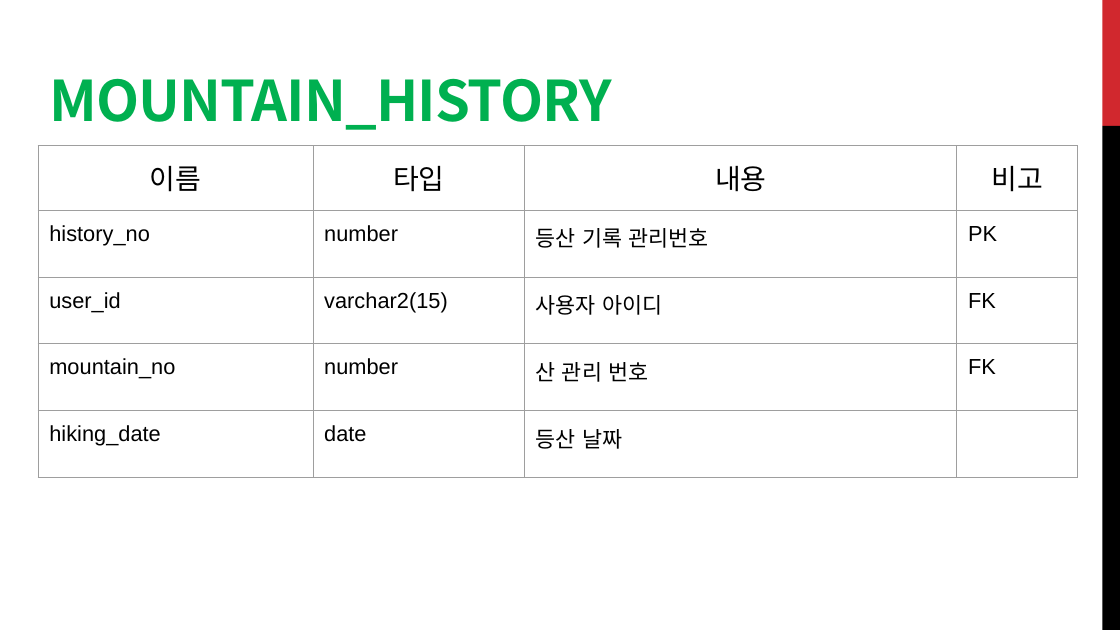
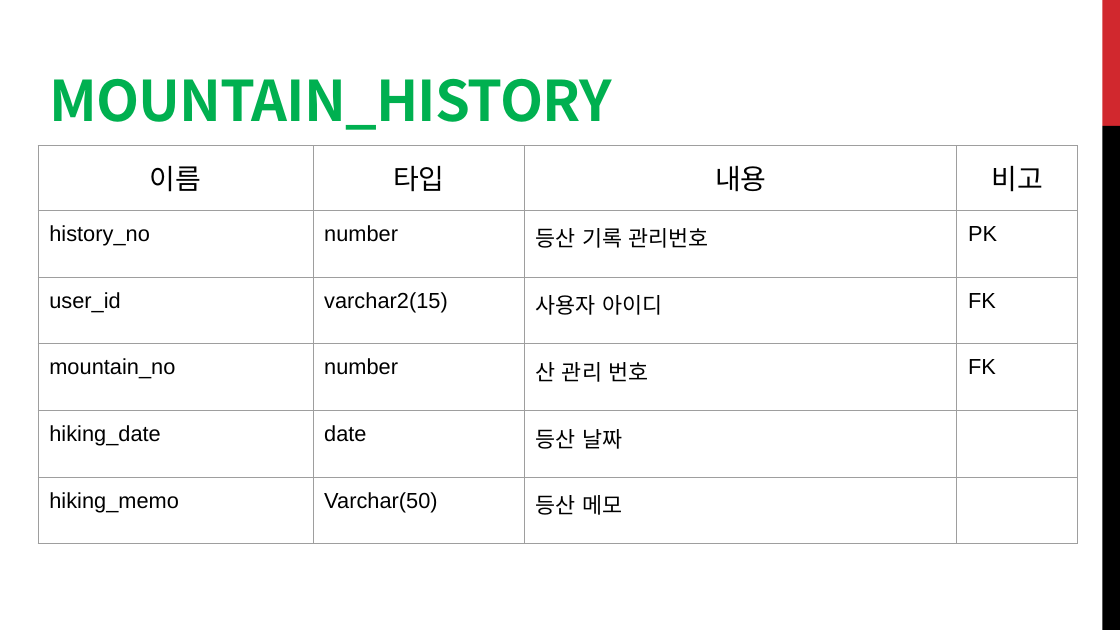
Before and after one commit to dta987/WebProject, a slide deck: slide 6 of WebContent/common/5조.YamaManProject.pptx. Drawn at 1120x630 pixels with LibreOffice and Linux fonts; fonts in the diff are those of the drawing. Boxes give left, top, right and bottom in pixels: in the first picture for what was removed or moved away, otherwise in the second. Text is boxed around its words. In the diff, an @@ line names an element or a change of style, - is before the commit and + after.

Commit message:
ppt 수정 (최신 테이블 컬럼 반영) history빈 mountain_name 속성(컬럼)추가 historyDao 수정(select문만)

```diff
--- a/WebContent/common/5조.YamaManProject.pptx
+++ b/WebContent/common/5조.YamaManProject.pptx
@@ table at [38, 146, 1077, 543] @@
+row 6: hiking_memo | Varchar(50) | 등산 메모 | 
```
Also in this commit, not shown: 3 other files.
